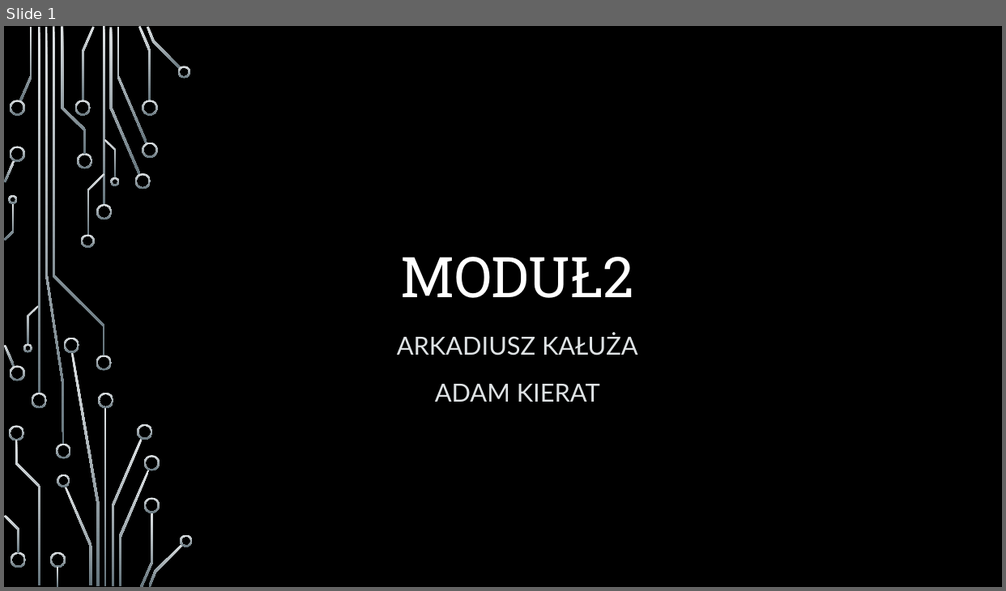
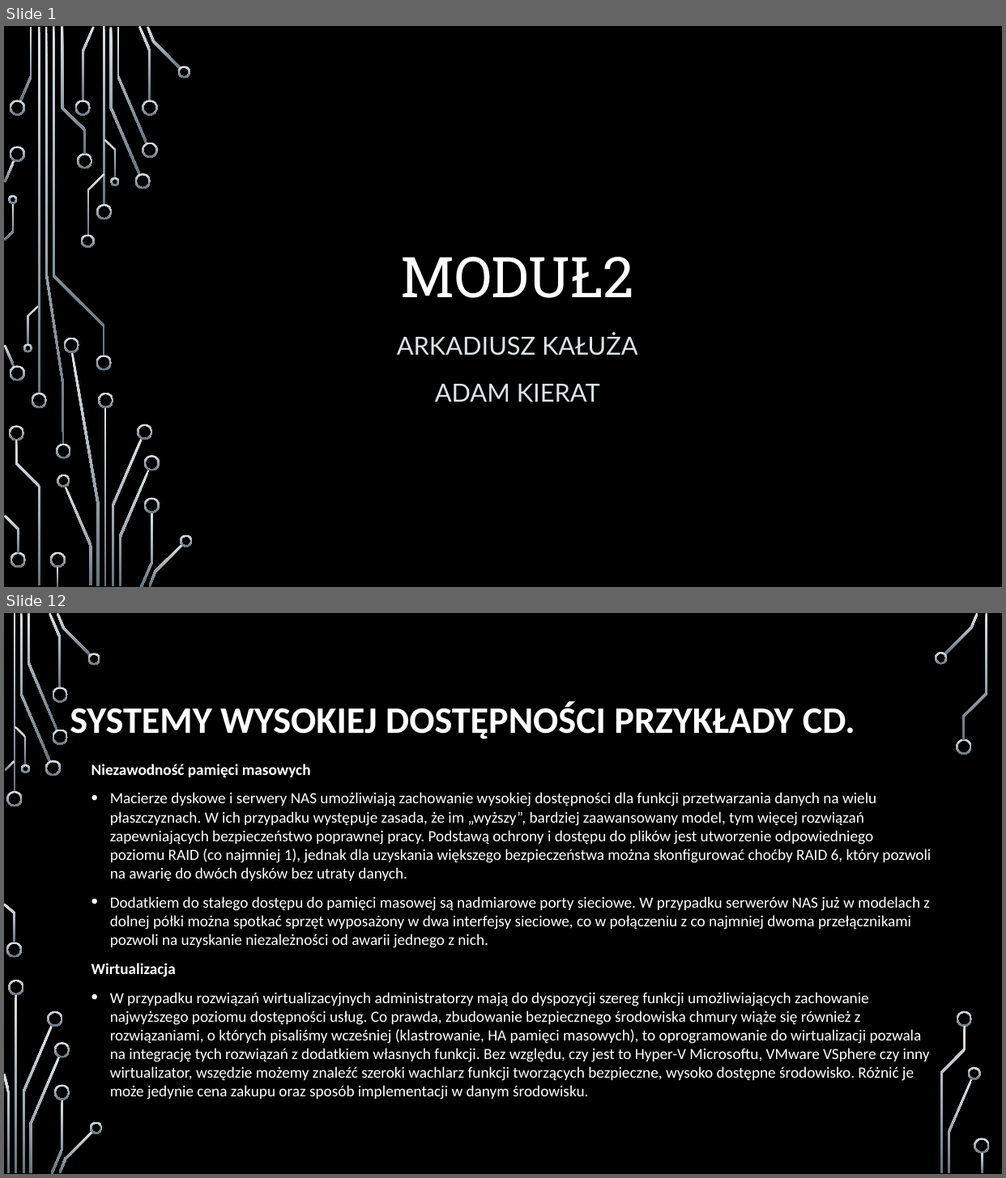
Before and after one commit to arcziko9/ZarzadzanieSystemamiInformatycznymiPOLSL, a slide deck: Projekt2/Adam_Kierat_Arkadiusz_Kałuża_Modul2_prezentacja.pptx. Shown one above the other, each under a label of ours: slide 1 before the commit, slides 1 and 12 after it; the slides between them are not shown. The pictures are 1006x591 and 1006x1178 pixels, drawn with LibreOffice and Linux fonts; fonts in the diff are those of the drawing; background and template pictures are left out. Boxes give left, top, right and bottom in pixels: in the first picture for what was removed or moved away, otherwise in the second. Text is boxed around its words. In the diff, an @@ line names an element or a change of style, - is before the commit and + after.

```diff
--- a/Projekt2/Adam_Kierat_Arkadiusz_Kałuża_Modul2_prezentacja.pptx
+++ b/Projekt2/Adam_Kierat_Arkadiusz_Kałuża_Modul2_prezentacja.pptx
@@ slide 12 added at [4,613,1002,1174], background picture (left out) @@
@@ title added at [70,702,855,739], 36 pt, text #FFFFFF, bold @@
+SYSTEMY WYSOKIEJ DOSTĘPNOŚCI PRZYKŁADY CD.
@@ text added at [91,764,931,1100], 15 pt, text #FFFFFF @@
+Niezawodność pamięci masowych
+• Macierze dyskowe i serwery NAS umożliwiają zachowanie wysokiej dostępności dla funkcji przetwarzania danych na wielu płaszczyznach. W ich przypadku występuje zasada, że im „wyższy”, bardziej zaawansowany model, tym więcej rozwiązań zapewniających bezpieczeństwo poprawnej pracy. Podstawą ochrony i dostępu do plików jest utworzenie odpowiedniego poziomu RAID (co najmniej 1), jednak dla uzyskania większego bezpieczeństwa można skonfigurować choćby RAID 6, który pozwoli na awarię do dwóch dysków bez utraty danych.
+• Dodatkiem do stałego dostępu do pamięci masowej są nadmiarowe porty sieciowe. W przypadku serwerów NAS już w modelach z dolnej półki można spotkać sprzęt wyposażony w dwa interfejsy sieciowe, co w połączeniu z co najmniej dwoma przełącznikami pozwoli na uzyskanie niezależności od awarii jednego z nich.
+Wirtualizacja
+• W przypadku rozwiązań wirtualizacyjnych administratorzy mają do dyspozycji szereg funkcji umożliwiających zachowanie najwyższego poziomu dostępności usług. Co prawda, zbudowanie bezpiecznego środowiska chmury wiąże się również z rozwiązaniami, o których pisaliśmy wcześniej (klastrowanie, HA pamięci masowych), to oprogramowanie do wirtualizacji pozwala na integrację tych rozwiązań z dodatkiem własnych funkcji. Bez względu, czy jest to Hyper-V Microsoftu, VMware VSphere czy inny wirtualizator, wszędzie możemy znaleźć szeroki wachlarz funkcji tworzących bezpieczne, wysoko dostępne środowisko. Różnić je może jedynie cena zakupu oraz sposób implementacji w danym środowisku.
@@ group added at [4,613,990,1174]: 33 freeform shapes, 3 rectangles @@
```
Also in this commit, not shown: 1 slide changed, 13 other slides added, 4 other files.
